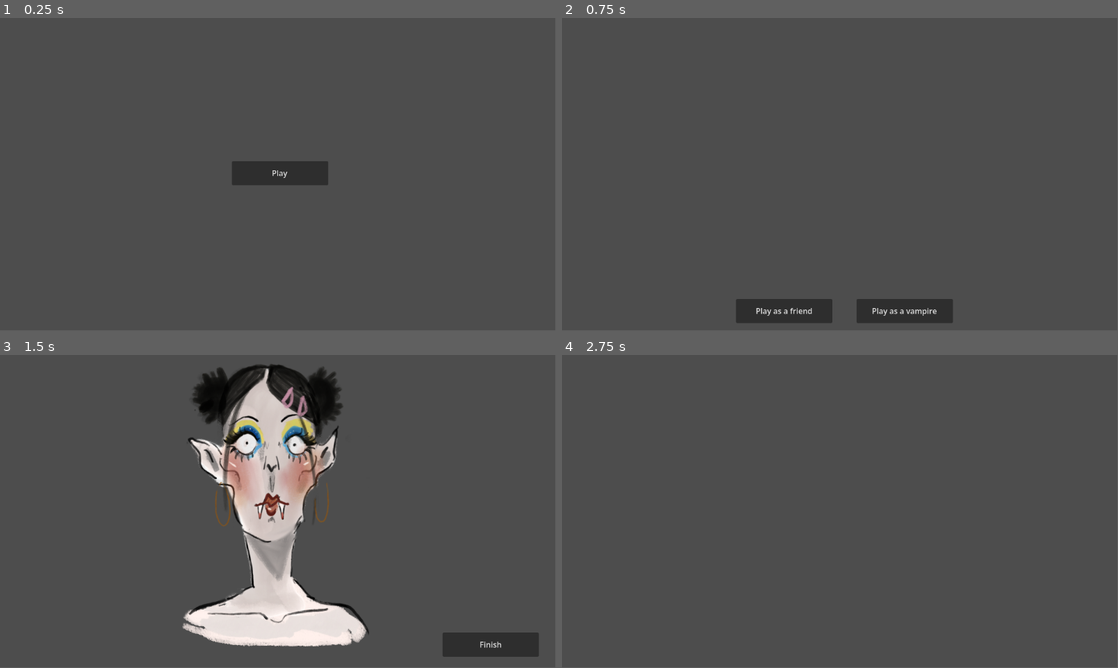
Above: before the commit, frames 1-4 (two rows, left to right).
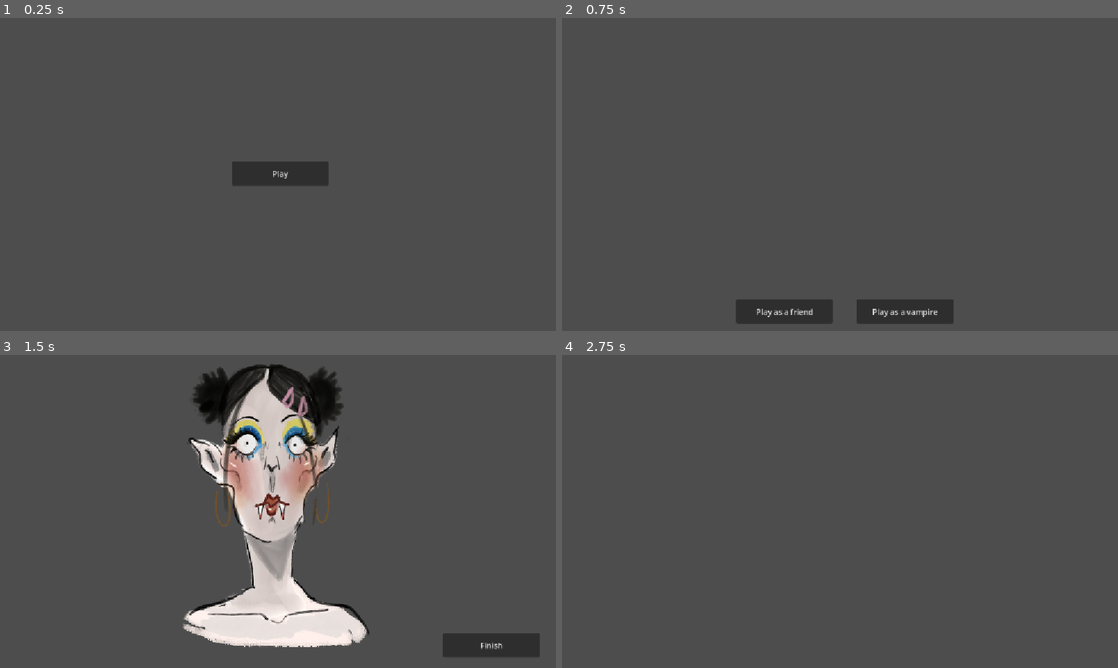
Above: after the commit, the same moments.

Repository: anshagarova/FAMU-Game-Jam-2026
Game: Godot game, scene res://Scenes/Start_menu.tscn
The game is run twice, just before and just after one commit, with the same random seed, the same clock (stepped at 60 frames per second) and the same inputs.
Inputs:
- Up to frame 1 (0.25 s): no input
- Up to frame 2 (0.75 s): click "Play" at 0.5 s
- Up to frame 3 (1.5 s): click "Play as a friend" at 1.25 s
- Up to frame 4 (2.75 s): click "Finish" at 2 s
The window is 799x449 before the commit and 800x450 after it. Grey fills any space a smaller window leaves; there, only what the larger window draws over its background counts as a difference.

The runs differ from the first frame. In frame 1, less than 0.1% of the frame differs, in the area x 49-52%, y 48-52%; in frame 2, 0.4%; in frame 3, 1.8%, in the area x 32-97%, y 3-97%; in frame 4, only the window size differs.

Commit message:
display mode and rendering method

Diff:
--- a/project.godot
+++ b/project.godot
@@ -15,6 +15,11 @@
 config/features=PackedStringArray("4.6", "Mobile")
 config/icon="res://icon.svg"
 
+[display]
+
+window/size/mode=2
+window/stretch/mode="canvas_items"
+
 [dotnet]
 
 project/assembly_name="FAMU Jam"
@@ -26,4 +31,3 @@
 [rendering]
 
 rendering_device/driver.windows="d3d12"
-renderer/rendering_method="mobile"
